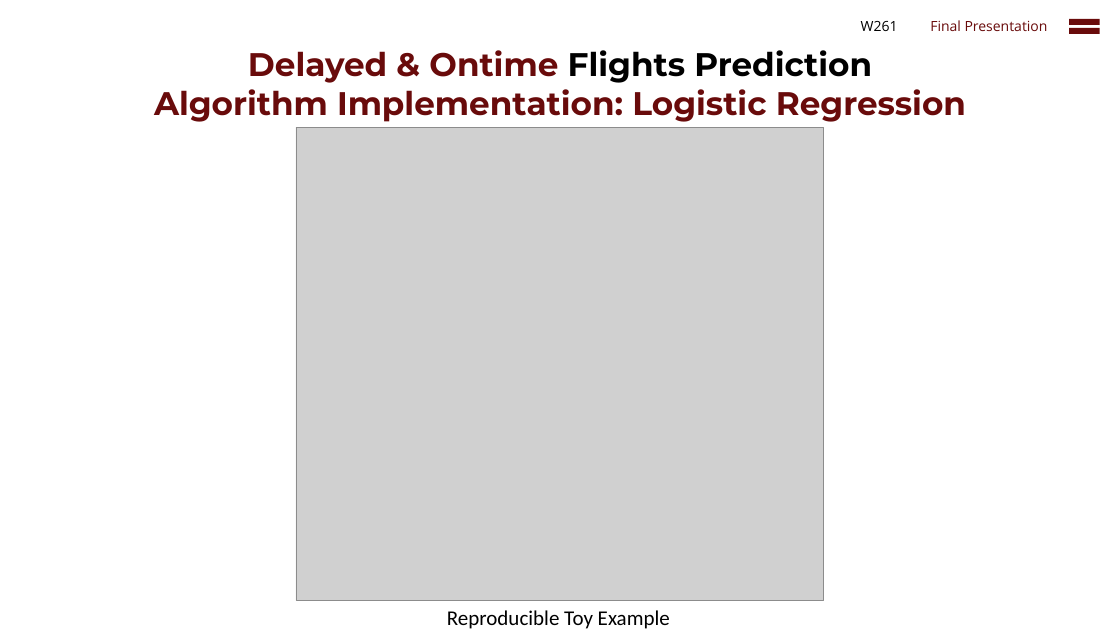
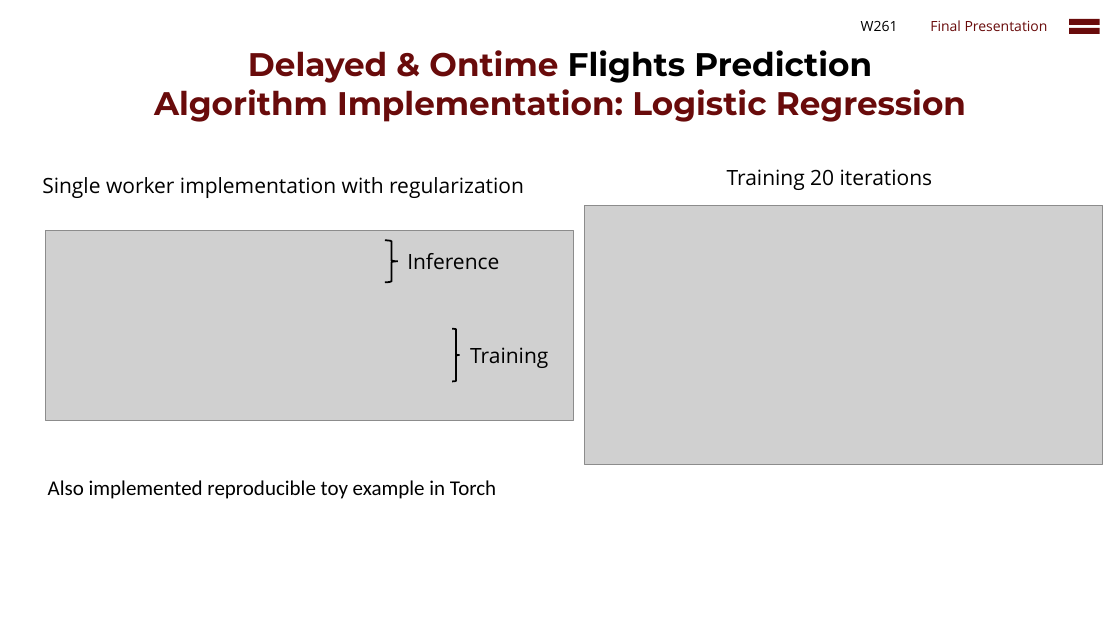
Before and after one commit to cbenge509/flightsontime, a slide deck: slide 30 of presentation/Delayed Flights Prediction - Final.pptx (slide 28 before the commit). Drawn at 1120x630 pixels with LibreOffice and Linux fonts; fonts in the diff are those of the drawing; grey boxes stand for pictures. Boxes give left, top, right and bottom in pixels: in the first picture for what was removed or moved away, otherwise in the second. Text is boxed around its words. In the diff, an @@ line names an element or a change of style, - is before the commit and + after.

Commit message:
update ppt

```diff
--- a/presentation/Delayed Flights Prediction - Final.pptx
+++ b/presentation/Delayed Flights Prediction - Final.pptx
@@ picture removed at (x1=296, y1=127, x2=824, y2=601) @@
@@ text added at (x1=42, y1=177, x2=524, y2=198), 18 pt, text #000000 @@
+Single worker implementation with regularization
@@ text added at (x1=727, y1=169, x2=933, y2=190), 18 pt, text #000000 @@
+Training 20 iterations
@@ picture added at (x1=585, y1=205, x2=1103, y2=464) @@
@@ picture added at (x1=45, y1=230, x2=574, y2=420) @@
@@ right brace added at (x1=385, y1=240, x2=397, y2=282), outline #000000 1.5 pt @@
@@ text added at (x1=407, y1=253, x2=499, y2=269), 18 pt, text #000000 @@
+Inference
@@ right brace added at (x1=452, y1=329, x2=460, y2=381), outline #000000 1.5 pt @@
@@ text added at (x1=470, y1=347, x2=548, y2=368), 18 pt, text #000000 @@
+Training
@@ text at (x1=48, y1=480, x2=496, y2=499): text changed @@
-Reproducible Toy Example
+Also implemented reproducible toy example in Torch
```
Also in this commit, not shown: 4 other slides changed, 3 slides added.
